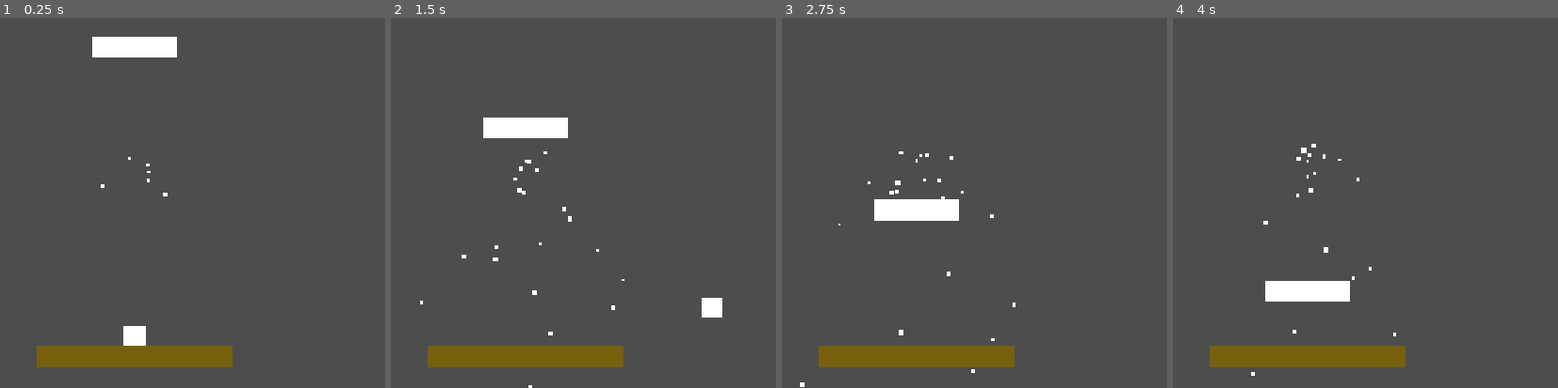
Above: before the commit, frames 1-4 (left to right).
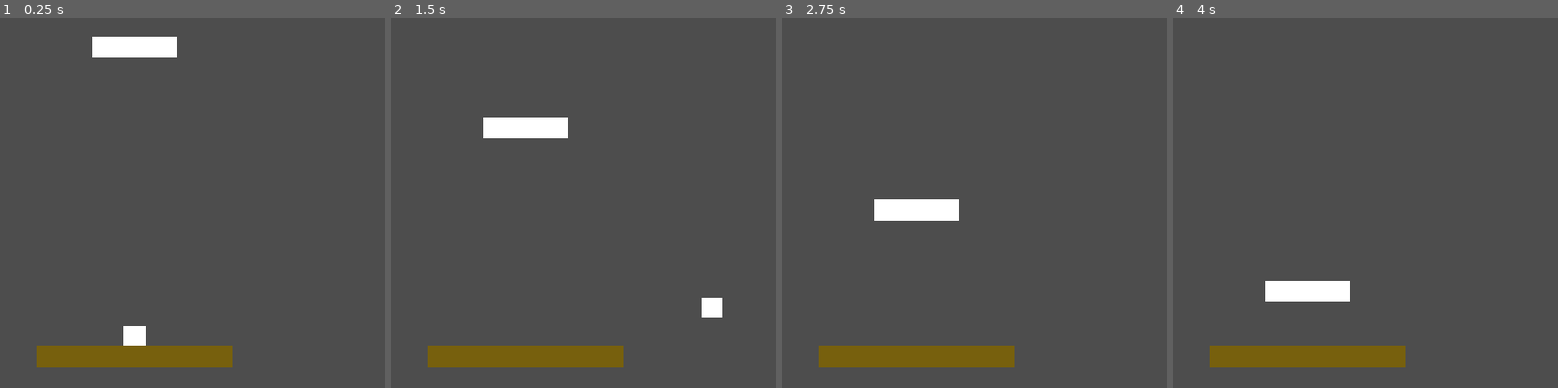
Above: after the commit, the same moments.

Repository: NxtCreator/heap
Game: Godot game, scene res://scenes/main.tscn
The game is run twice, just before and just after one commit, with the same random seed, the same clock (stepped at 60 frames per second) and the same inputs.
Inputs (mouse positions are in pixels of both pictures, inside the frame that each line leads up to):
- Up to frame 1 (0.25 s): no input
- Up to frame 2 (1.5 s): tap Enter at 0.5 s; move the mouse to (691, 154) at 0.52 s; hold Right (move_right) from 0.53 s (still down); tap Alt at 0.6 s; click (691, 154) at 0.67 s; tap Up (move_up) at 0.77 s; move the mouse to (outside the picture) at 1.27 s; tap Shift at 1.35 s
- Up to frame 3 (2.75 s): tap Up (move_up) at 1.52 s; move the mouse to (993, 84) at 2.02 s; release Right (move_right) at 2.03 s; hold Left (move_left) from 2.03 s (still down); tap Alt at 2.1 s
- Up to frame 4 (4 s): move the mouse to (1269, 262) at 2.77 s; release Left (move_left) at 2.78 s; hold Right (move_right) from 2.78 s (still down); tap Shift at 2.85 s; click (1269, 262) at 2.92 s; tap Up (move_up) at 3.02, 3.77 s; move the mouse to (1534, 240) at 3.52 s; tap Alt at 3.6 s

The runs differ from the first frame. In frame 1, less than 0.1% of the frame differs, in the area x 26-44%, y 37-49%; in frame 2, 0.2%, in the area x 7-61%, y 36-100%; in frame 3, 0.2%; in frame 4, 0.2%.

Commit message:
Make death_puff a one-shot burst with explosiveness and gravity

Diff:
--- a/scenes/main.tscn
+++ b/scenes/main.tscn
@@ -11,9 +11,14 @@
 
 [node name="DeathPuff" parent="." unique_id=613483844 instance=ExtResource("1_sugp2")]
 position = Vector2(576, 300)
+emitting = false
 amount = 24
+lifetime = 0.6
+one_shot = true
+explosiveness = 1.0
 direction = Vector2(0, -1)
 spread = 180.0
+gravity = Vector2(0, 600)
 initial_velocity_min = 100.0
 initial_velocity_max = 250.0
 scale_amount_min = 4.0
